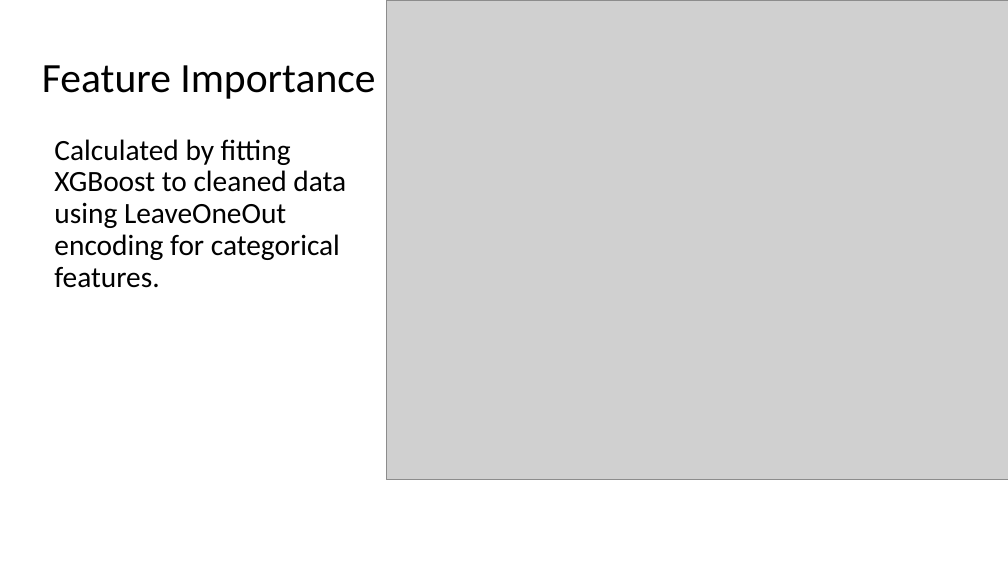
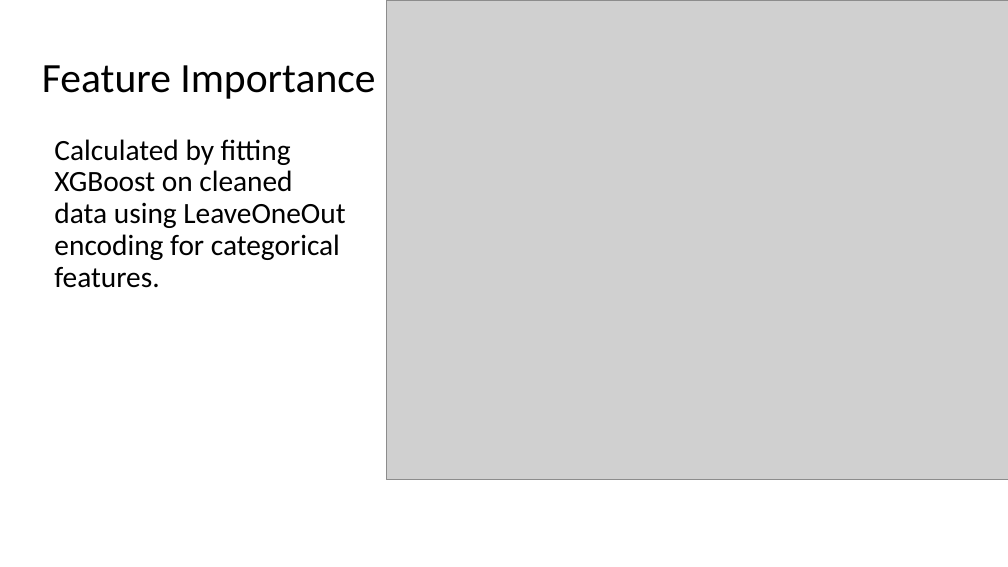
Before and after one commit to ranton256/used_car_sale_price_analysis, a slide deck: slide 22 of DSCI521_rna63_final_project_pres.pptx (slide 23 before the commit). Drawn at 1008x567 pixels with LibreOffice and Linux fonts; fonts in the diff are those of the drawing; grey boxes stand for pictures; background and template pictures are left out. Boxes give left, top, right and bottom in pixels: in the first picture for what was removed or moved away, otherwise in the second. Text is boxed around its words. In the diff, an @@ line names an element or a change of style, - is before the commit and + after.

```diff
--- a/DSCI521_rna63_final_project_pres.pptx
+++ b/DSCI521_rna63_final_project_pres.pptx
@@ text at box(54, 139, 345, 288): text changed @@
-Calculated by fitting XGBoost to cleaned data using LeaveOneOut encoding for categorical features.
+Calculated by fitting XGBoost on cleaned data using LeaveOneOut encoding for categorical features.
```
Also in this commit, not shown: 6 other slides changed, 4 other files.
